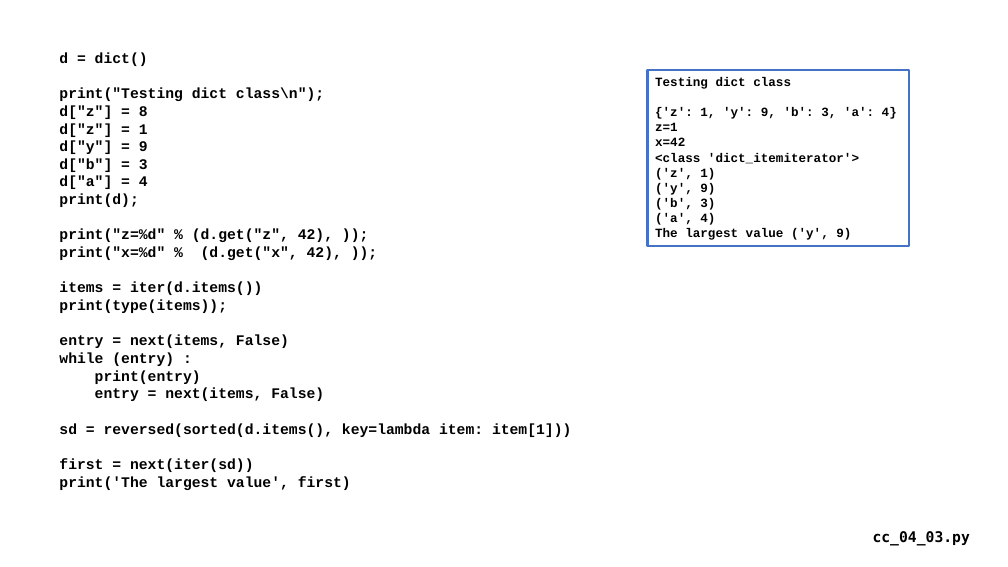
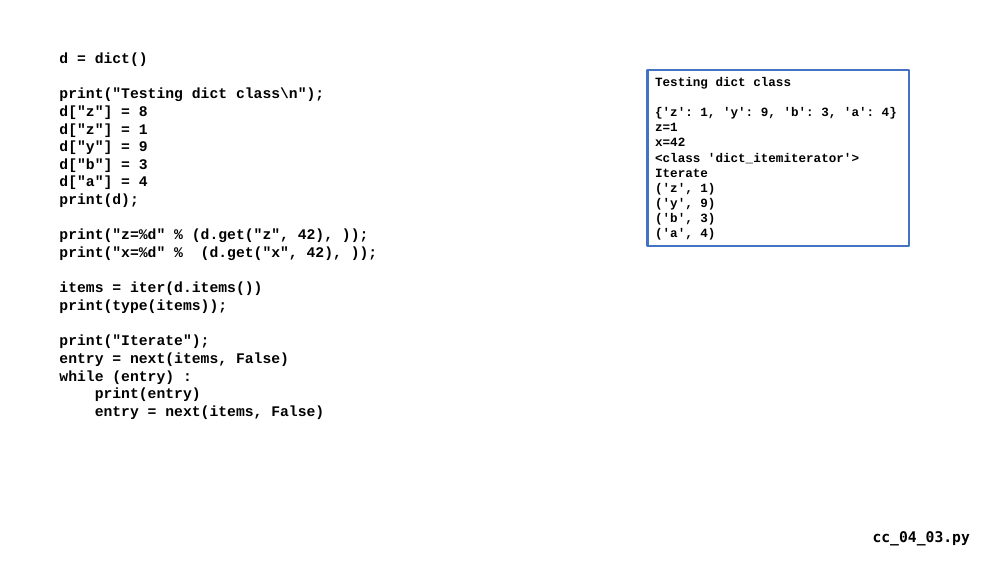
Before and after one commit to csev/cc4e, a slide deck: slide 23 of lectures/CC-04-Maps.pptx. Drawn at 1008x567 pixels with LibreOffice and Linux fonts; fonts in the diff are those of the drawing. Boxes give left, top, right and bottom in pixels: in the first picture for what was removed or moved away, otherwise in the second. Text is boxed around its words. In the diff, an @@ line names an element or a change of style, - is before the commit and + after.

```diff
--- a/lectures/CC-04-Maps.pptx
+++ b/lectures/CC-04-Maps.pptx
@@ text in rectangle at (655,168,708,177): paragraph added @@
+Iterate
@@ text in rectangle at (655,228,851,240): paragraph removed @@
-The largest value ('y', 9)
@@ text at (59,335,209,348): paragraph added @@
+print("Iterate");
@@ text at (59,423,571,490): paragraphs removed @@
-sd = reversed(sorted(d.items(), key=lambda item: item[1]))
-first = next(iter(sd))
-print('The largest value', first)
```
Also in this commit, not shown: 3 other slides changed, 1 slide removed, 5 other files.
